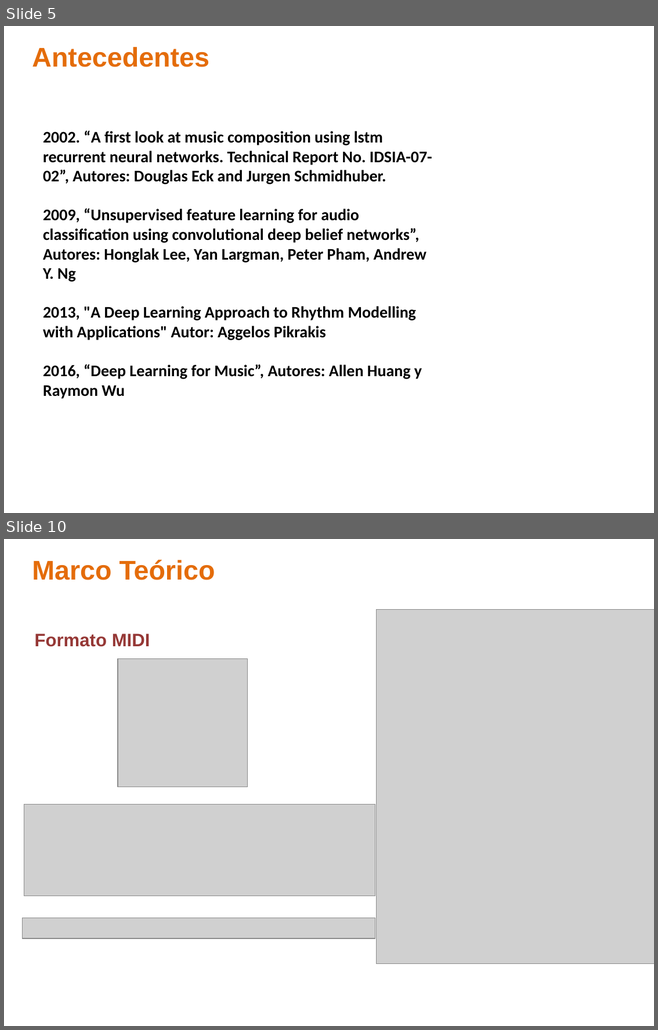
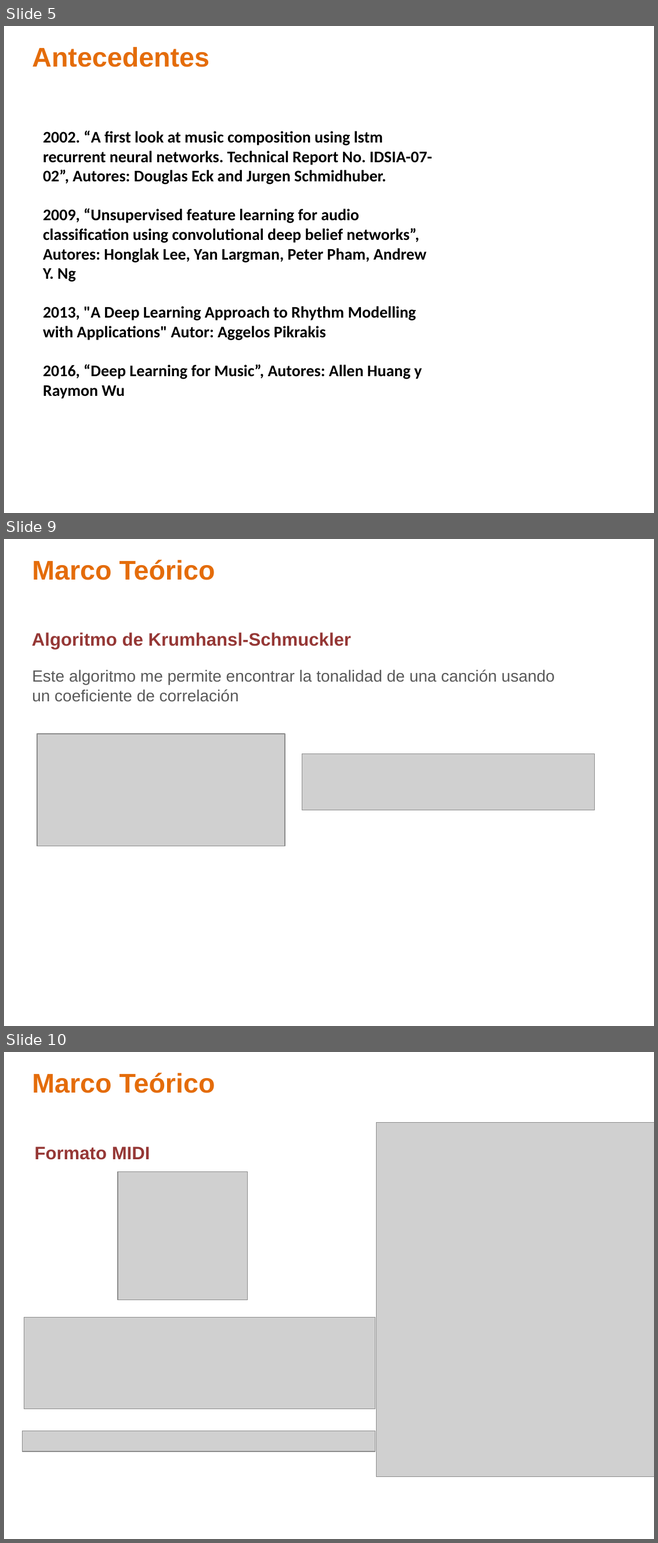
Before and after one commit to ealn/Tesis, a slide deck: Presentacion.pptx. Shown one above the other, each under a label of ours: slides 5 and 10 before the commit, slides 5, 9 and 10 after it; the slides between them are not shown. The pictures are 658x1030 and 658x1543 pixels, drawn with LibreOffice and Linux fonts; fonts in the diff are those of the drawing; grey boxes stand for pictures; background and template pictures are left out. Boxes give left, top, right and bottom in pixels: in the first picture for what was removed or moved away, otherwise in the second. Text is boxed around its words. In the diff, an @@ line names an element or a change of style, - is before the commit and + after.

```diff
--- a/Presentacion.pptx
+++ b/Presentacion.pptx
@@ slide 9 added at (4,539,654,1026), background picture (left out) @@
@@ text added at (32,559,215,580), 30 pt, text #E46C0A, bold @@
+Marco Teórico
@@ text added at (32,632,351,650), 20 pt, text #953735, bold @@
+Algoritmo de Krumhansl-Schmuckler
@@ text added at (32,669,554,702), 18 pt, text #595959 @@
+Este algoritmo me permite encontrar la tonalidad de una canción usando un coeficiente de correlación
@@ picture added at (37,734,285,846) @@
@@ picture added at (302,754,594,810) @@
```
Also in this commit, not shown: 9 slides changed, 8 other slides added, 4 slides removed, 6 other files.
